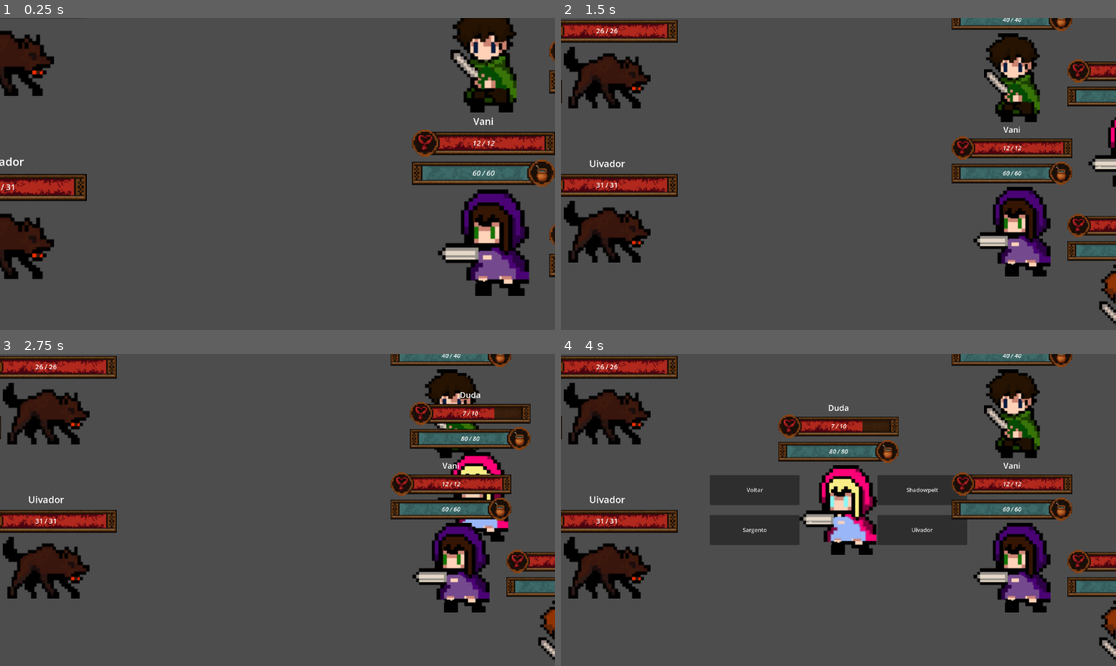
Above: before the commit, frames 1-4 (two rows, left to right).
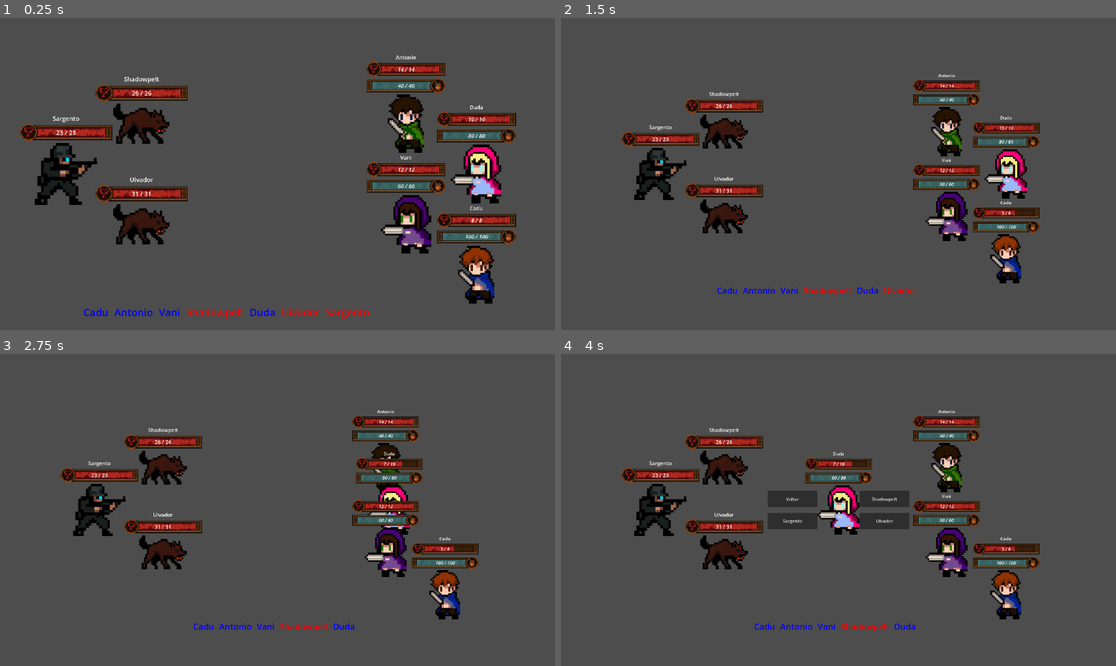
Above: after the commit, the same moments.

Repository: YuzuruTK/DarkSoulsMinusOne
Game: Godot game, scene res://Title/title.tscn
Two runs of this game, one before a commit and one after it. Both use one fixed random seed, a clock stepped at 60 frames per second and the inputs below. The project has no main scene, so this scene is started directly. The engine's default icon, where the game draws it, is replaced by a stand-in: a white triangle on a blue panel in a dark square.
Inputs:
- Up to frame 1 (0.25 s): no input
- Up to frame 2 (1.5 s): no input
- Up to frame 3 (2.75 s): tap Enter at 2 s
- Up to frame 4 (4 s): click "Atacar" at 3.5 s

The runs differ from the first frame. In frame 1, 25% of the frame differs, in the area x 0-100%, y 0-97%; in frame 2, 25%; in frame 3, 26%; in frame 4, 32%, in the area x 0-100%, y 0-98%.

Commit message:
Battle Finalized, and scaled correctly to perform junction with other part of the game

Diff:
--- a/Battle/Battle Scene.tscn
+++ b/Battle/Battle Scene.tscn
@@ -1,19 +1,28 @@
-[gd_scene load_steps=4 format=3 uid="uid://bwnkfc5qg0u23"]
+[gd_scene load_steps=5 format=3 uid="uid://bwnkfc5qg0u23"]
 
 [ext_resource type="Script" uid="uid://b5qr2r47ure0d" path="res://Battle/battle_scene.gd" id="1_vut7b"]
+[ext_resource type="PackedScene" uid="uid://bptjudi0ka33e" path="res://minigames/termo/termo.tscn" id="4_j3bqf"]
 [ext_resource type="PackedScene" uid="uid://birx5mfbbetwc" path="res://Battle/ui/action_label.tscn" id="4_yn3g4"]
 [ext_resource type="Script" uid="uid://chjaa00hlqmjt" path="res://Battle/ui/action_label.gd" id="5_j3bqf"]
 
 [node name="Battle Scene" type="Node2D"]
 script = ExtResource("1_vut7b")
 
-[node name="Camera2D" type="Camera2D" parent="."]
+[node name="Battle" type="Node2D" parent="."]
+scale = Vector2(0.55, 0.55)
 
-[node name="ActionsShow" parent="Camera2D" instance=ExtResource("4_yn3g4")]
+[node name="Camera2D" type="Camera2D" parent="Battle"]
+
+[node name="ActionsShow" parent="Battle/Camera2D" instance=ExtResource("4_yn3g4")]
 script = ExtResource("5_j3bqf")
+metadata/_edit_use_anchors_ = true
 
-[node name="PlayerGroup" type="Node2D" parent="."]
-position = Vector2(600, -250)
+[node name="PlayerGroup" type="Node2D" parent="Battle"]
+position = Vector2(650, -200)
 
-[node name="EnemyGroup" type="Node2D" parent="."]
-position = Vector2(-600, -250)
+[node name="EnemyGroup" type="Node2D" parent="Battle"]
+position = Vector2(-550, -200)
+
+[node name="Termo" parent="." instance=ExtResource("4_j3bqf")]
+offset_top = -1200.0
+offset_bottom = -1200.0
--- a/Battle/Enemy/enemy.gd
+++ b/Battle/Enemy/enemy.gd
@@ -83,7 +83,7 @@
 	health_bar.value = health_percentage
 
 	# Update health label with proper formatting
-	var font_size = round(HUD_SIZE.y * 0.5)
+	var font_size = 35
 	health_label.text = "[center][color=WHITE][font_size=%d] %d / %d [/font_size]" % [font_size, actual_health, max_health]
 
 func _adjust_hud_layout() -> void:
--- a/Battle/Player/player.gd
+++ b/Battle/Player/player.gd
@@ -219,7 +219,7 @@
 	health_bar.value = health_percentage
 	mana_bar.value = mana_percentage
 
-	var font_size = round(HUD_SIZE.y * 0.5)
+	var font_size = 35
 	mana_label.text = "[i][color=WHITE][font_size=%d] %d / %d [/font_size]" % [font_size, actual_mana, max_mana]
 	health_label.text = "[i][center][color=WHITE][font_size=%d] %d / %d [/font_size]" % [font_size, actual_health, max_health]
 func _adjust_hud_layout() -> void:
--- a/Battle/battle_scene.gd
+++ b/Battle/battle_scene.gd
@@ -18,11 +18,11 @@
 const TURN_DELAY = 0.5
 
 # Node references
-@onready var player_group = $PlayerGroup
-@onready var enemy_group = $EnemyGroup
-@onready var camera = $Camera2D
-@onready var turn_label = $Camera2D/TurnSprite/TurnLabel
-@onready var actions_show = $Camera2D/ActionsShow
+@onready var player_group = $Battle/PlayerGroup
+@onready var enemy_group = $Battle/EnemyGroup
+@onready var camera = $Battle/Camera2D
+@onready var actions_show = $Battle/Camera2D/ActionsShow
+@onready var termo = $Termo
 
 # Preloaded scenes
 var player_scene = preload("res://Battle/Player/Player.tscn")
@@ -50,6 +50,7 @@
 	_setup_dependencies()
 	await _setup_battle_scene()
 	await _start_battle_loop()
+
 
 func _setup_dependencies() -> void:
 	save_functions = SaveFunctions.new()
@@ -61,6 +62,8 @@
 	_setup_camera()
 	_create_characters()
 	current_state = BattleState.BATTLE_ACTIVE
+	termo.process_mode = Node.PROCESS_MODE_DISABLED
+	termo.visible = false
 
 func _setup_camera() -> void:
 	camera.position = Vector2.ZERO
@@ -156,9 +159,9 @@
 	label.custom_minimum_size = Vector2(actions_show.size.x / 4, actions_show.size.y)
 
 	if actor is Player:
-		label.text = "[font_size=30][color=BLUE]%s[/color]" % actor.player_name
+		label.text = "[font_size=40][color=BLUE]%s[/color]" % actor.player_name
 	elif actor is Enemy:
-		label.text = "[font_size=30][color=RED]%s[/color]" % actor.enemy_name
+		label.text = "[font_size=40][color=RED]%s[/color]" % actor.enemy_name
 
 	return label
 
@@ -245,7 +248,8 @@
 	await _move_player_back(player, original_position)
 
 func _calculate_action_position() -> Vector2:
-	return Vector2(enemy_group.position.x + player_group.position.x, 0)
+	#return Vector2(enemy_group.position.x + player_group.position.x, 0)
+	return Vector2(0, 0)
 
 func _move_player_to_action_position(player: Player, position: Vector2) -> void:
 	await _animate_node_movement(player, position, true)
@@ -291,6 +295,14 @@
 	var attack_id = action_data.get("attack_id")
 	if not attack_id:
 		push_error("attack_id not found.")
+	if attack_id != 0:
+		start_termo()
+		var success = await termo.game_completed
+		await close_termo()
+		if not success:
+			_show_usage_feedback(player, "[color=red]Falhou em usar a Habilidade[/color]")
+			return
+	_show_usage_feedback(player,"[color=green]Obteve Sucesso na Habilidade[/color]")
 
 	var damage = player.get_attack_damage(attack_id)
 	var target_enemy_ids = action_data.get("enemies", [])
@@ -299,22 +311,35 @@
 		if enemy_id < enemies.size():
 			await _damage_enemy(enemies[enemy_id], damage)
 
+func start_termo():
+	termo.process_mode = Node.PROCESS_MODE_INHERIT
+	termo.visible = true
+	$Battle.process_mode = Node.PROCESS_MODE_DISABLED
+	await _animate_node_movement(camera, termo.global_position, true)
+	termo.start_new_game()
+	pass
+func close_termo():
+	termo.process_mode = Node.PROCESS_MODE_INHERIT
+	await _animate_node_movement(camera, $Battle.global_position, true)
+	termo.visible = false
+	$Battle.process_mode = Node.PROCESS_MODE_INHERIT
+	pass
 func _process_item_action(player: Player, action_data: Dictionary) -> void:
 	var item_name = action_data.get("item_name", "Unknown Item")
 	print("%s used item: %s" % [player.player_name, item_name])
 
 	# Add visual feedback for item usage
-	await _show_item_usage_feedback(player, item_name)
+	await _show_usage_feedback(player, "Used" + item_name)
 
 	# Item effects are already applied in the UI when the item is used
 	# No additional processing needed here since the Player class handles the effects
 
-func _show_item_usage_feedback(player: Player, item_name: String) -> void:
+func _show_usage_feedback(player: Player, message: String) -> void:
 	# Create a temporary label to show item usage
 	var feedback_label = RichTextLabel.new()
 	feedback_label.bbcode_enabled = true
-	feedback_label.text = "[font_size=24][color=GREEN]Used %s![/color][/font_size]" % item_name
-	feedback_label.size = Vector2(200, 50)
+	feedback_label.text = "[center][font_size=40]%s![/font_size][center]" % message
+	feedback_label.size = Vector2(600, 100)
 	feedback_label.position = Vector2(-100, -150)
 	feedback_label.horizontal_alignment = HORIZONTAL_ALIGNMENT_CENTER
 
@@ -322,8 +347,8 @@
 
 	# Animate the feedback
 	var tween = create_tween()
-	tween.parallel().tween_property(feedback_label, "modulate:a", 0.0, 1.5)
-	tween.parallel().tween_property(feedback_label, "position:y", feedback_label.position.y - 50, 1.5)
+	tween.parallel().tween_property(feedback_label, "modulate:a", 0.0, 4)
+	tween.parallel().tween_property(feedback_label, "position:y", feedback_label.position.y - 150, 3.5)
 
 	await tween.finished
 
@@ -372,10 +397,10 @@
 #region Positioning
 func _position_player(player: Player, index: int) -> void:
 	var positions = [
-		Vector2(-150, 0),
-		Vector2(150, 200),
-		Vector2(-150, 400),
-		Vector2(150, 600)
+		Vector2(-140, 0),
+		Vector2(140, 200),
+		Vector2(-140, 400),
+		Vector2(140, 600)
 	]
 
 	if index < positions.size():
@@ -383,10 +408,10 @@
 
 func _position_enemy(enemy: Enemy, index: int) -> void:
 	var positions = [
-		Vector2(0, 0),
-		Vector2(-300, 200),
-		Vector2(0, 400),
-		Vector2(-300, 600)
+		Vector2(10, 0),
+		Vector2(-290, 200),
+		Vector2(10, 400),
+		Vector2(-290, 600)
 	]
 
 	if index < positions.size():
--- a/Battle/good_user_interface.gd
+++ b/Battle/good_user_interface.gd
@@ -13,7 +13,7 @@
 
 # Constants
 const BUTTON_SPACING_RATIO = 2.0
-const BUTTON_FONT_SIZE = 24 # Add this constant for consistent font size
+const BUTTON_FONT_SIZE = 35 # Add this constant for consistent font size
 
 # State management
 var current_state: GameState = GameState.MENU_MAIN
--- a/minigames/termo/termo.gd
+++ b/minigames/termo/termo.gd
@@ -1,5 +1,6 @@
-# WordleGame.gd - Main game controller
 extends Control
+
+signal game_completed(success: bool)
 
 const WORDS_FILE_PATH = "res://minigames/termo/words_clear.txt"
 
@@ -29,10 +30,18 @@
 # Word bank - you can modify this list
 var WORDS = ["GODOT", "GAME", "CODE", "PIXEL", "SCRIPT", "ENGINE", "PLAYER", "LEVEL"]
 
+var auto_close_timer: Timer
+
 func _ready():
 	setup_ui()
 	load_words_from_file()
 	start_new_game()
+	#  Create auto-close timer
+	auto_close_timer = Timer.new()
+	auto_close_timer.wait_time = 3.0 # 3 seconds delay
+	auto_close_timer.one_shot = true
+	auto_close_timer.timeout.connect(_on_auto_close_timeout)
+	add_child(auto_close_timer)
 
 func setup_ui():
 	# Connect signals
@@ -82,6 +91,7 @@
 func start_new_game():
 	# Reset game state
 	target_word = ""
+	message_label.text = ""
 	while target_word == "":
 		target_word = WORDS_TO_TRY[randi() % WORDS_TO_TRY.size()]
 		if len(target_word) <= 4:
@@ -138,7 +148,7 @@
 	input_field.text = ""
 
 	if guess == "" or guess not in WORDS:
-		message_label.text = "[color=red]Erro: Palavra Indisponivel para uso do [/color] [color=yellow] "+ SHAKE_EFFECT +"JOGADOR [/shake][/color]"
+		message_label.text = "[color=red]Erro: Palavra Indisponivel para uso do [/color] [color=yellow] " + SHAKE_EFFECT + "JOGADOR [/shake][/color]"
 		return
 
 	# Check if already guessed
@@ -201,6 +211,10 @@
 	restart_button.visible = true
 	update_display()
 
+	# Emit success signal and start auto-close timer
+	game_completed.emit(true)
+	auto_close_timer.start()
+
 func lose_game():
 	game_over = true
 	displayed_word = target_word
@@ -210,6 +224,22 @@
 	restart_button.visible = true
 	update_display()
 
+	# Emit failure signal and start auto-close timer
+	game_completed.emit(false)
+	auto_close_timer.start()
+
+# Auto-close timeout handler
+func _on_auto_close_timeout():
+	# This will be handled by the battle scene
+	pass
+
+# Add a method to get the current game state (useful for polling method)
+func is_game_won() -> bool:
+	return game_over and displayed_word == target_word
+
+func is_game_lost() -> bool:
+	return game_over and displayed_word == target_word and current_attempts >= max_attempts
+
 func update_display():
 	# Update word display with spacing
 	var spaced_word = ""
